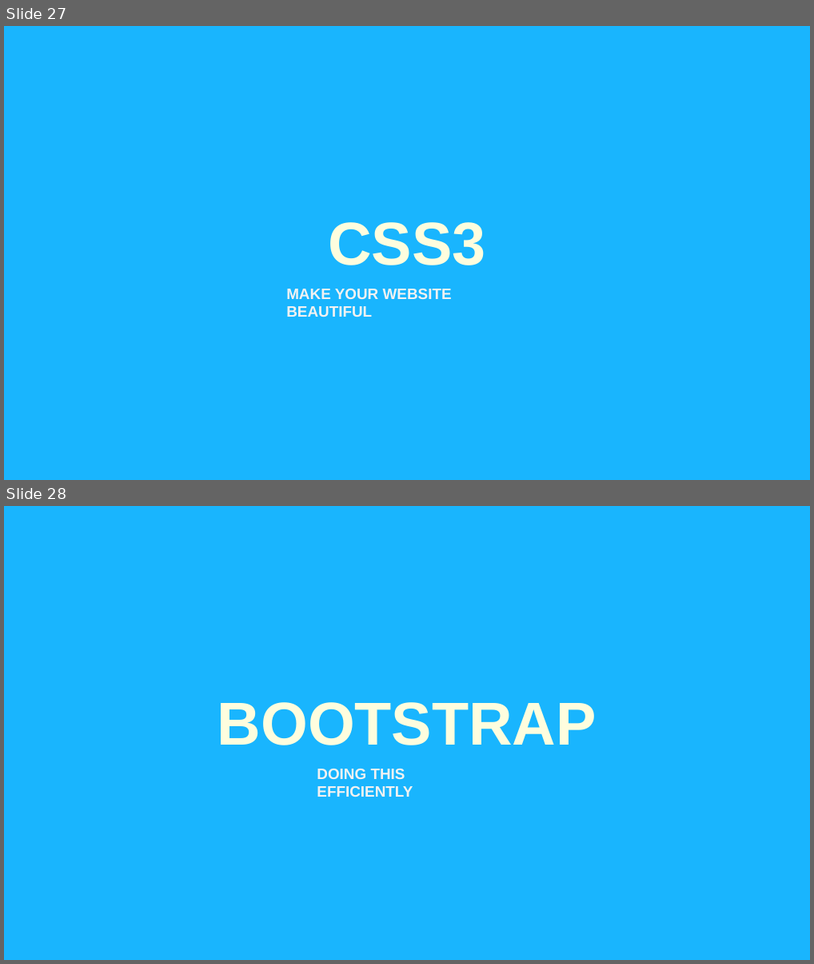
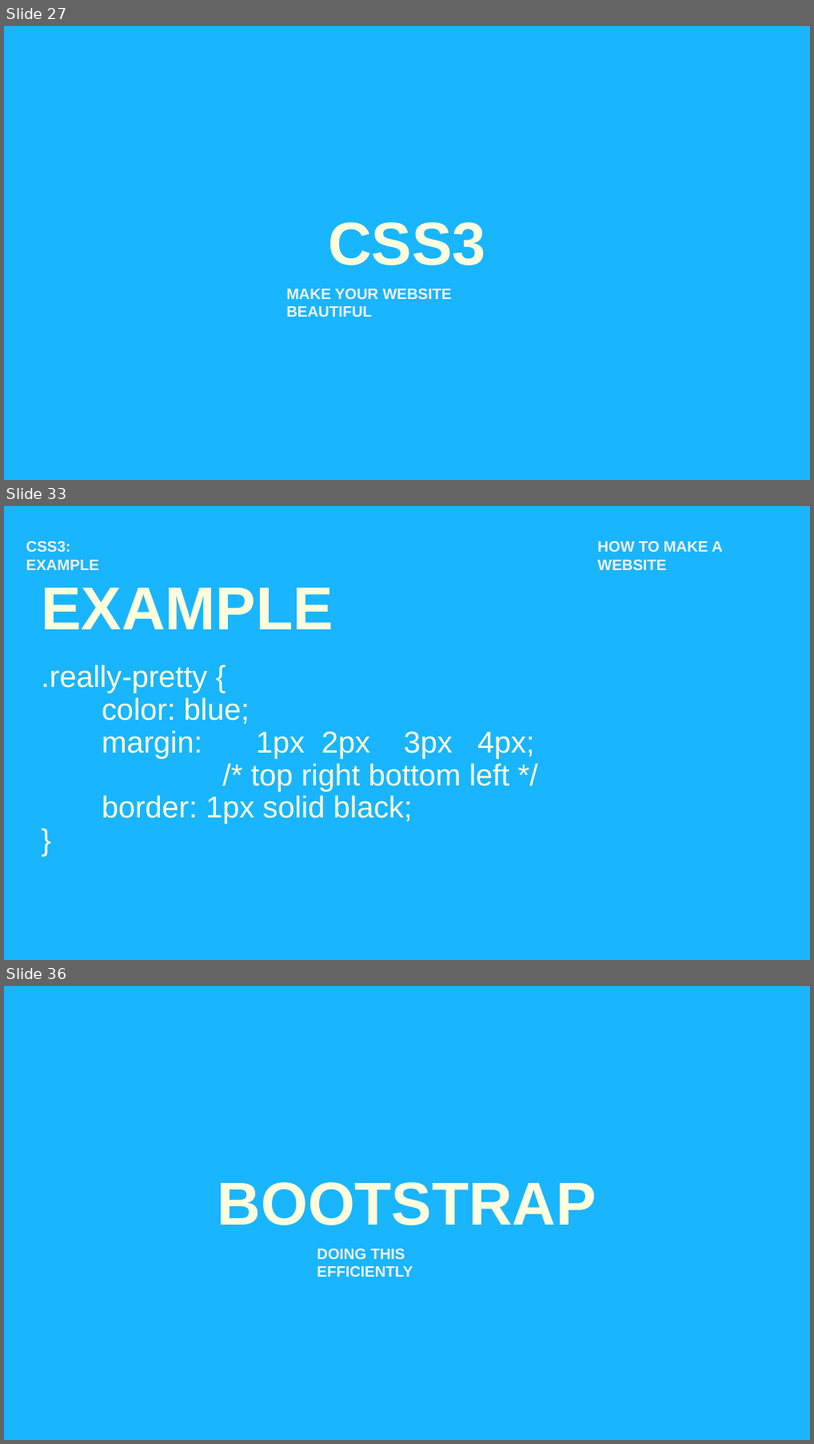
Before and after one commit to nimus0108/CodeDay-Spring, a slide deck: Presentation/How to Make a Website.pptx. Shown one above the other, each under a label of ours: slides 27 and 28 before the commit, slides 27, 33 and 36 after it; the slides between them are not shown. The pictures are 814x964 and 814x1444 pixels, drawn with LibreOffice and Linux fonts; fonts in the diff are those of the drawing. Boxes give left, top, right and bottom in pixels: in the first picture for what was removed or moved away, otherwise in the second. Text is boxed around its words. In the diff, an @@ line names an element or a change of style, - is before the commit and + after.

```diff
--- a/Presentation/How to Make a Website.pptx
+++ b/Presentation/How to Make a Website.pptx
@@ slide 33 added at [4,506,810,960], background #19B5FE @@
@@ text added at [26,541,99,570], 18 pt, text #F2F2F2, bold @@
+CSS3: EXAMPLE
@@ text added at [598,541,723,570], 18 pt, text #F2F2F2, bold @@
+HOW TO MAKE A WEBSITE
@@ title added at [42,588,334,629], 72 pt, text #FEFDDE, bold @@
+EXAMPLE
@@ text added at [41,664,534,824], 36 pt, text #FEFDDE @@
+.really-pretty {
+color: blue;
+margin: 1px 2px 3px 4px;
+/* top right bottom left */
+border: 1px solid black;
+}
@@ what was slide 28 is now slide 36 @@
```
Also in this commit, not shown: 7 other slides added.
